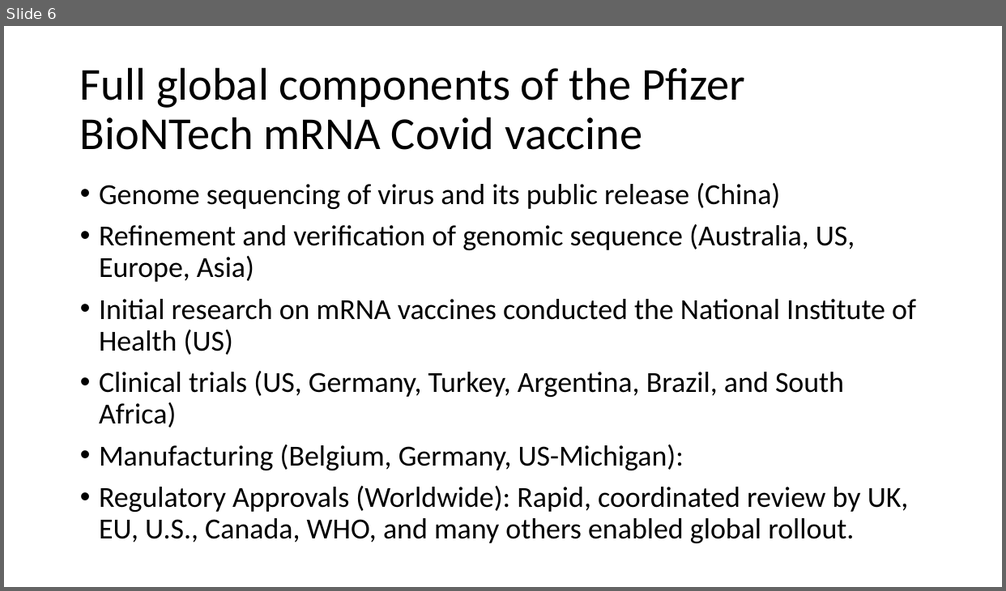
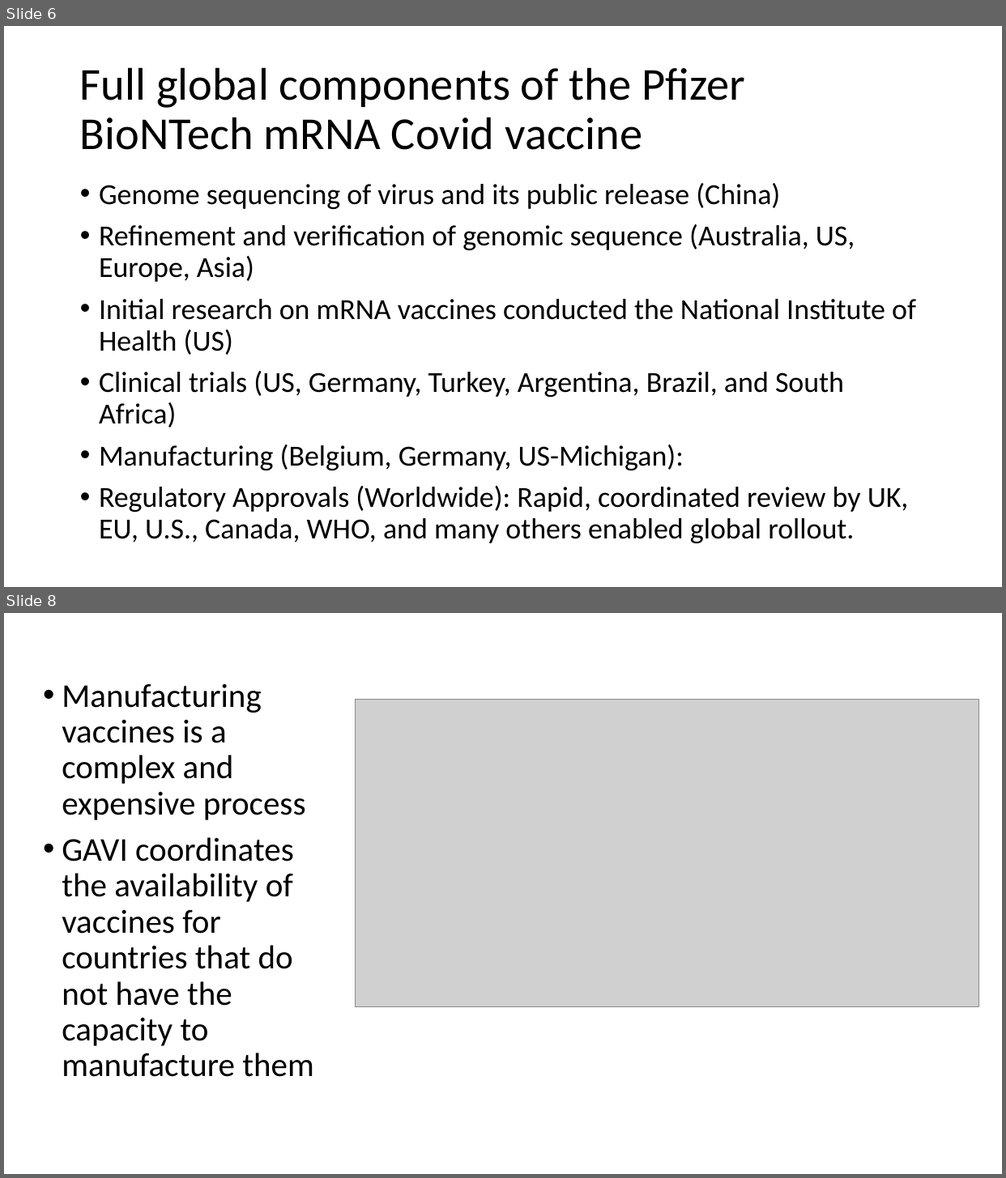
Before and after one commit to tstallins/tstallins.github.io, a slide deck: courses/261/vaccines.pptx. Shown one above the other, each under a label of ours: slide 6 before the commit, slides 6 and 8 after it; the slides between them are not shown. The pictures are 1006x591 and 1006x1178 pixels, drawn with LibreOffice and Linux fonts; fonts in the diff are those of the drawing; grey boxes stand for pictures. Boxes give left, top, right and bottom in pixels: in the first picture for what was removed or moved away, otherwise in the second. Text is boxed around its words. In the diff, an @@ line names an element or a change of style, - is before the commit and + after.

```diff
--- a/courses/261/vaccines.pptx
+++ b/courses/261/vaccines.pptx
@@ slide 8 added at (4, 613, 1002, 1174), background #FFFFFF @@
@@ text added at (62, 683, 314, 1077), 32 pt, text #000000 @@
+• Manufacturing vaccines is a complex and expensive process
+• GAVI coordinates the availability of vaccines for countries that do not have the capacity to manufacture them
@@ picture added at (355, 699, 979, 1007) @@
```
Also in this commit, not shown: 11 other slides added.
